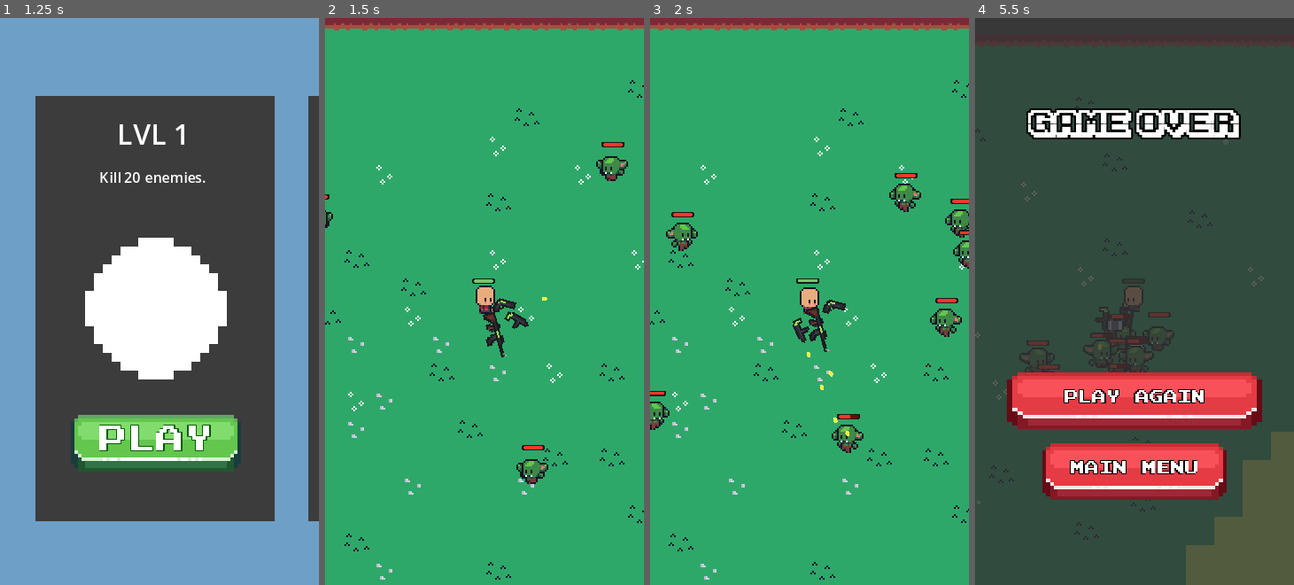
Above: before the commit, frames 1-4 (left to right).
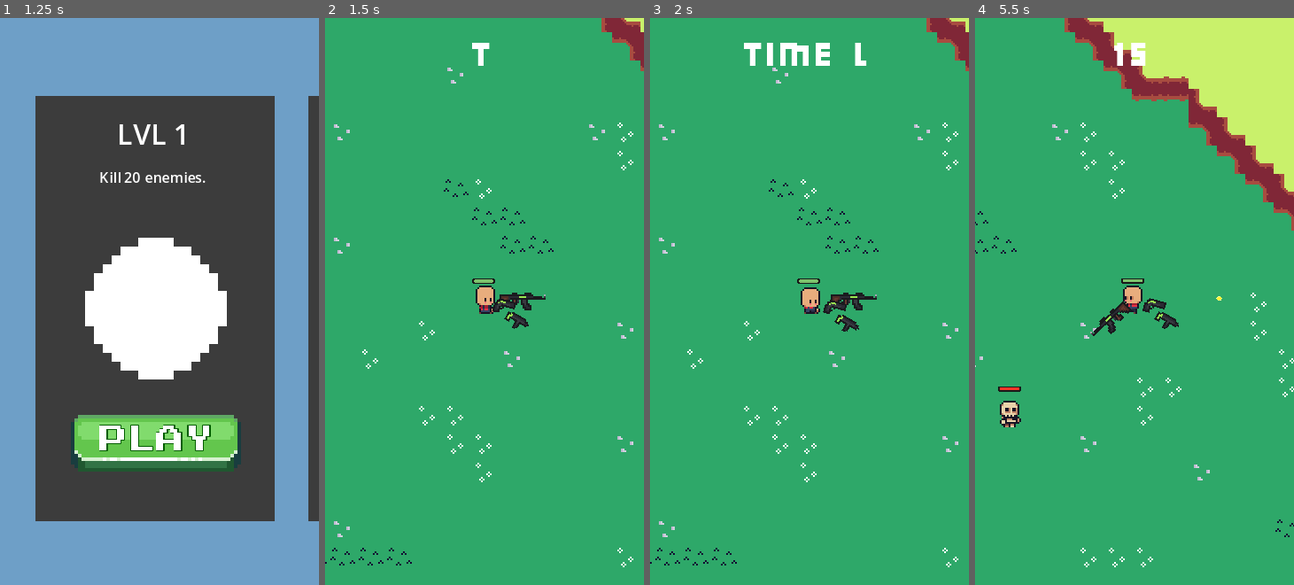
Above: after the commit, the same moments.

Repository: TrojanB/bullet_hell
Game: Godot game, scene res://scenes/menu.tscn
The game is run twice, just before and just after one commit, with the same random seed, the same clock (stepped at 60 frames per second) and the same inputs.
Inputs:
- Up to frame 1 (1.25 s): click "PLAY" at 0.5 s
- Up to frame 2 (1.5 s): click "PLAY" at 1.25 s
- Up to frame 3 (2 s): no input
- Up to frame 4 (5.5 s): hold D (walk_right) 2.03-2.78 s; hold S (walk_down) 2.78-3.53 s; hold D (walk_right) 3.53-4.28 s; hold W (walk_up) 4.28-5.03 s; hold A (walk_left) from 5.03 s (still down)

Frame 1 is identical in both runs. In frame 2, 5.0% of the frame differs, in the area x 0-100%, y 0-100%; in frame 3, 7.4%; in frame 4, 100%.

Commit message:
added level goals (not finished)

Diff:
--- a/LEVEL_MENAGMENT.gd
+++ b/LEVEL_MENAGMENT.gd
@@ -11,7 +11,8 @@
 var player : CharacterBody2D
 
 @onready var enemies_folder = $Enemies
-var game_mode : Gm.game_mode
+var game_mode : Gm.game_mode = Gm.game_mode.KILL_AMOUNT
+var goal := 15
 
 signal indicator_disapeared
 
@@ -21,6 +22,12 @@
 	spawn_point_2 = get_node("Player/Spawn_Area/Spawn_Point_2")
 
 	player = get_node("Player")
+
+	if player:
+		var label = player.get_node("Level_Goal")
+		if label:
+			label.game_mode = game_mode
+			label.goal = goal
 
 	spawn_indicator()
 
@@ -52,7 +59,5 @@
 	enemy.global_position = pos
 	add_child(enemy)
 
-
-
 func _on_player_player_died():
 		pass
--- /dev/null
+++ b/Player/Level_Goal_Label.gd
@@ -0,0 +1,20 @@
+extends Label
+
+var game_mode : Gm.game_mode = Gm.game_mode.SURVIVE_TIME
+var goal : int = 10
+
+func _ready():
+	match game_mode:
+		Gm.game_mode.KILL_AMOUNT:
+			text = "ENEMIES LEFT:"
+		Gm.game_mode.SURVIVE_TIME:
+			text = "TIME LEFT:"
+		Gm.game_mode.KILL_AMOUNT_TIME:
+			text = "ENEMIES LEFT:"
+		Gm.game_mode.KILL_BOSS:
+			text = "KILL THE BOSS"
+
+
+func _on_animation_player_animation_finished(anim_name):
+	visible_ratio = 1
+	text = str(goal)
--- a/Player/player.tscn
+++ b/Player/player.tscn
@@ -12,6 +12,8 @@
 [ext_resource type="Texture2D" uid="uid://bydoqujch2tmv" path="res://GameSprites/HEALTHBARS/blank_health_bar.png" id="10_n6sn5"]
 [ext_resource type="Script" path="res://Player/HealthBar.gd" id="11_uyx5v"]
 [ext_resource type="PackedScene" uid="uid://78yn13mmrxel" path="res://scenes/game_over.tscn" id="12_yn45q"]
+[ext_resource type="FontFile" uid="uid://dxf0rvegqcyfs" path="res://Fonts/BULKYPIX.TTF" id="13_hqwup"]
+[ext_resource type="Script" path="res://Player/Level_Goal_Label.gd" id="14_qb36p"]
 
 [sub_resource type="Animation" id="Animation_aoqe4"]
 resource_name = "RESET"
@@ -185,6 +187,43 @@
 
 [sub_resource type="CircleShape2D" id="CircleShape2D_al2ng"]
 
+[sub_resource type="Animation" id="Animation_qg8dp"]
+resource_name = "typing_effect"
+length = 3.0
+tracks/0/type = "value"
+tracks/0/imported = false
+tracks/0/enabled = true
+tracks/0/path = NodePath("Level_Goal:visible_ratio")
+tracks/0/interp = 1
+tracks/0/loop_wrap = true
+tracks/0/keys = {
+"times": PackedFloat32Array(0, 1, 1.5, 2.5),
+"transitions": PackedFloat32Array(1, 1, 1, 1),
+"update": 0,
+"values": [0.0, 1.0, 1.0, 0.0]
+}
+
+[sub_resource type="Animation" id="Animation_2da0b"]
+length = 0.001
+tracks/0/type = "value"
+tracks/0/imported = false
+tracks/0/enabled = true
+tracks/0/path = NodePath("Level_Goal:visible_ratio")
+tracks/0/interp = 1
+tracks/0/loop_wrap = true
+tracks/0/keys = {
+"times": PackedFloat32Array(0),
+"transitions": PackedFloat32Array(1),
+"update": 0,
+"values": [1.0]
+}
+
+[sub_resource type="AnimationLibrary" id="AnimationLibrary_yqdcq"]
+_data = {
+"RESET": SubResource("Animation_2da0b"),
+"typing_effect": SubResource("Animation_qg8dp")
+}
+
 [node name="Player" type="CharacterBody2D"]
 collision_mask = 3
 motion_mode = 1
@@ -229,6 +268,7 @@
 damage = 0.1
 
 [node name="HealthBar" type="TextureProgressBar" parent="."]
+z_index = 3
 offset_left = -7.0
 offset_top = -13.0
 offset_right = 19.0
@@ -252,14 +292,39 @@
 
 [node name="GAME_OVER" parent="." instance=ExtResource("12_yn45q")]
 process_mode = 3
+visible = false
 z_index = 3
-custom_minimum_size = Vector2(90, 160)
 offset_left = -90.0
 offset_top = -160.0
 scale = Vector2(2, 2)
+
+[node name="Level_Goal" type="Label" parent="."]
+z_index = 4
+custom_minimum_size = Vector2(180, 0)
+anchors_preset = 10
+anchor_right = 1.0
+offset_left = -90.0
+offset_top = -150.0
+offset_right = 90.0
+offset_bottom = -125.0
+grow_horizontal = 2
+theme_override_fonts/font = ExtResource("13_hqwup")
+text = "TIME LEFT TO KILL ENEMIES:"
+horizontal_alignment = 1
+vertical_alignment = 1
+autowrap_mode = 2
+script = ExtResource("14_qb36p")
+
+[node name="AnimationPlayer" type="AnimationPlayer" parent="Level_Goal"]
+root_node = NodePath("../..")
+libraries = {
+"": SubResource("AnimationLibrary_yqdcq")
+}
+autoplay = "typing_effect"
 
 [connection signal="player_died" from="." to="." method="_on_player_died"]
 [connection signal="update_healthbar" from="." to="HealthBar" method="_on_player_update_healthbar"]
 [connection signal="animation_finished" from="Camera2D/AnimationPlayer" to="Camera2D" method="_on_animation_player_animation_finished"]
 [connection signal="body_entered" from="PlayerHitArea" to="." method="_on_player_hit_area_body_entered"]
 [connection signal="body_exited" from="PlayerHitArea" to="." method="_on_player_hit_area_body_exited"]
+[connection signal="animation_finished" from="Level_Goal/AnimationPlayer" to="Level_Goal" method="_on_animation_player_animation_finished"]
--- a/enemies/BaseEnemy/SKELETON.tscn
+++ b/enemies/BaseEnemy/SKELETON.tscn
@@ -224,7 +224,7 @@
 [node name="CanAttackTimer" type="Timer" parent="."]
 
 [node name="HealthBar" type="TextureProgressBar" parent="."]
-z_index = 3
+z_index = 2
 offset_left = -6.0
 offset_top = -18.0
 offset_right = 20.0
--- a/scenes/game_over.tscn
+++ b/scenes/game_over.tscn
@@ -20,6 +20,7 @@
 texture = ExtResource("5_gj8gn")
 
 [node name="GAME_OVER" type="Control"]
+custom_minimum_size = Vector2(90, 160)
 layout_mode = 3
 anchors_preset = 15
 anchor_right = 1.0
@@ -30,6 +31,7 @@
 
 [node name="ColorRect" type="ColorRect" parent="."]
 self_modulate = Color(0.196078, 0.196078, 0.196078, 0.784314)
+custom_minimum_size = Vector2(180, 320)
 layout_mode = 1
 anchors_preset = 15
 anchor_right = 1.0
@@ -41,8 +43,8 @@
 layout_mode = 1
 anchors_preset = 10
 anchor_right = 1.0
-offset_top = 25.0
-offset_bottom = 35.0
+offset_top = 100.0
+offset_bottom = 110.0
 grow_horizontal = 2
 theme_override_colors/font_outline_color = Color(0, 0, 0, 1)
 theme_override_constants/outline_size = 2
@@ -59,9 +61,9 @@
 anchor_right = 0.5
 anchor_bottom = 1.0
 offset_left = -36.0
-offset_top = -60.0
+offset_top = -130.0
 offset_right = 36.0
-offset_bottom = -44.0
+offset_bottom = -114.0
 grow_horizontal = 2
 grow_vertical = 0
 theme = ExtResource("2_t8e1f")
@@ -80,9 +82,9 @@
 anchor_right = 0.5
 anchor_bottom = 1.0
 offset_left = -26.0
-offset_top = -40.0
+offset_top = -110.0
 offset_right = 26.0
-offset_bottom = -24.0
+offset_bottom = -94.0
 grow_horizontal = 2
 grow_vertical = 0
 theme = ExtResource("2_t8e1f")
--- a/scenes/level.tscn
+++ b/scenes/level.tscn
@@ -5357,6 +5357,8 @@
 [node name="Spawn_Indicator_Delay" type="Timer" parent="."]
 wait_time = 3.0
 
+[node name="Level_Timer" type="Timer" parent="."]
+
 [node name="Enemies" type="Node" parent="."]
 
 [node name="TileMap" type="TileMap" parent="."]
@@ -5367,6 +5369,7 @@
 
 [node name="Player" parent="." instance=ExtResource("1_ypxxp")]
 z_index = 1
+position = Vector2(-568, 312)
 
 [node name="Enemy" parent="." instance=ExtResource("3_22v0f")]
 position = Vector2(29, 107)
Not shown: 1 places in Player/player.tscn that only renumber resources
